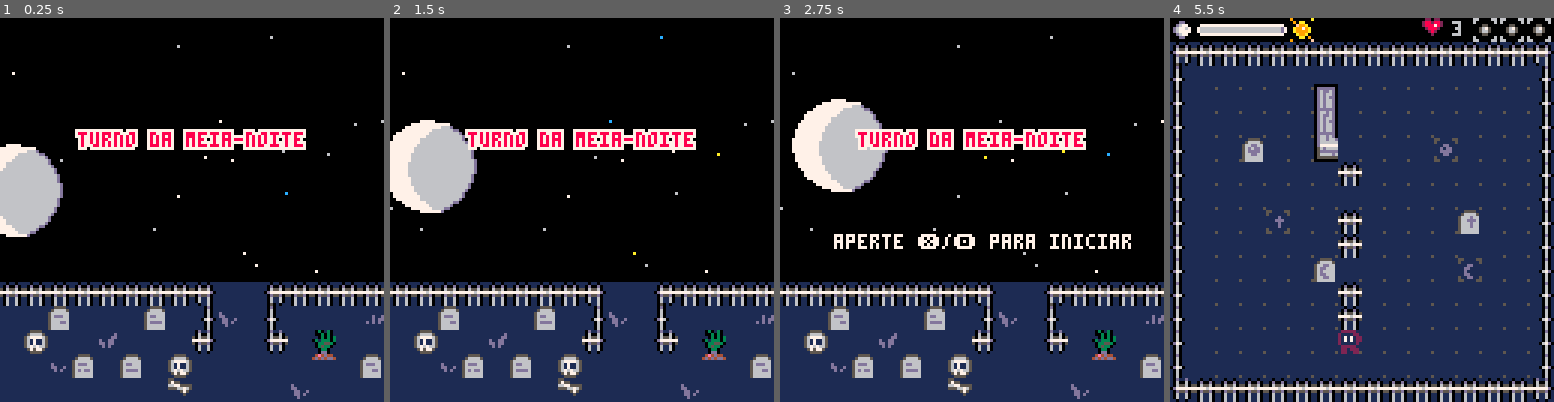
Above: before the commit, frames 1-4 (left to right).
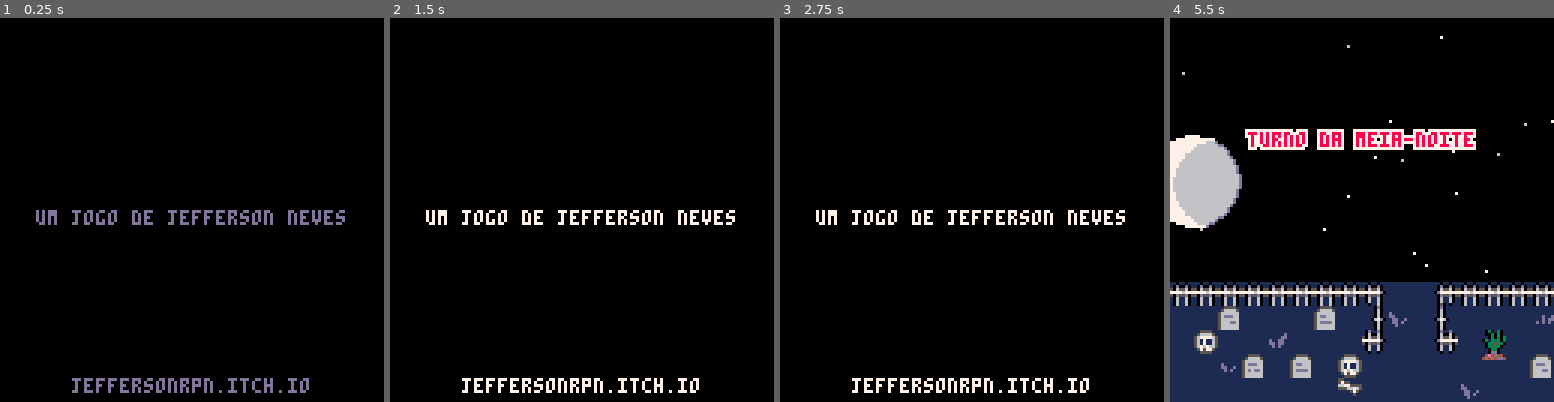
Above: after the commit, the same moments.

Repository: jeffersonrpn/turno-da-meia-noite
Game: PICO-8 cartridge midnightshift.p8
Two runs of this game, one before a commit and one after it. Both use one fixed random seed, a clock stepped at 60 frames per second and the inputs below.
Inputs:
- Up to frame 1 (0.25 s): no input
- Up to frame 2 (1.5 s): tap O (Z key) at 0.33, 0.7, 1.43 s; tap X (X key) at 1.07 s
- Up to frame 3 (2.75 s): hold Left 1.97-2.37 s; tap X (X key) at 2.07, 2.4, 2.73 s; tap O (Z key) at 2.22 s; hold Down from 2.42 s (still down)
- Up to frame 4 (5.5 s): release Down at 2.82 s; hold Right 2.87-3.53 s; tap X (X key) every 0.33 s from 3.07 to 5.4 s; tap O (Z key) at 3.1, 3.98, 4.87 s; hold Up 3.58-4.08 s; hold Right 4.13-4.53 s; hold Down 4.58-5.08 s; hold Left from 5.13 s (still down)

The runs differ from the first frame. In frame 1, 37% of the frame differs, in the area x 0-100%, y 4-100%; in frame 2, 38%; in frame 3, 39%; in frame 4, 73%, in the area x 0-100%, y 0-100%.

Commit message:
Adiciona créditos

Diff:
--- a/midnightshift.p8
+++ b/midnightshift.p8
@@ -437,18 +437,44 @@
 
 
 -->8
--- menu
+-- tela de titulo
 
 function menu_init()
+  credits_t = 0
   menu_t = 0
   menu_starting = false
   menu_deplay = 80
   menu_blink_t = 0
+  fade_table = {0,1,1,5,5,5,5,13,13,13,6,6,6,7}
+
 
   moon_init()
   stars_init()
 
-  set_state(menu_update, menu_draw)
+  set_state(inicio_update, inicio_draw)
+end
+
+function inicio_update()
+  credits_t += 1
+  if credits_t > 140 then
+    set_state(menu_update, menu_draw)
+  end
+end
+
+function inicio_draw()
+  cls()
+  local idx
+  if credits_t <= 100 then
+    idx = flr(credits_t) + 1
+  else
+    local rev_t = credits_t - 100
+    idx = 14 - flr(rev_t)
+  end
+  if idx < 0 then idx = 0 end
+  if idx > 14 then idx = 14 end
+
+  print_center("um jogo de jefferson neves", 64, fade_table[idx])
+  print_center("jeffersonrpn.itch.io", 120, fade_table[idx])
 end
 
 function menu_update()
